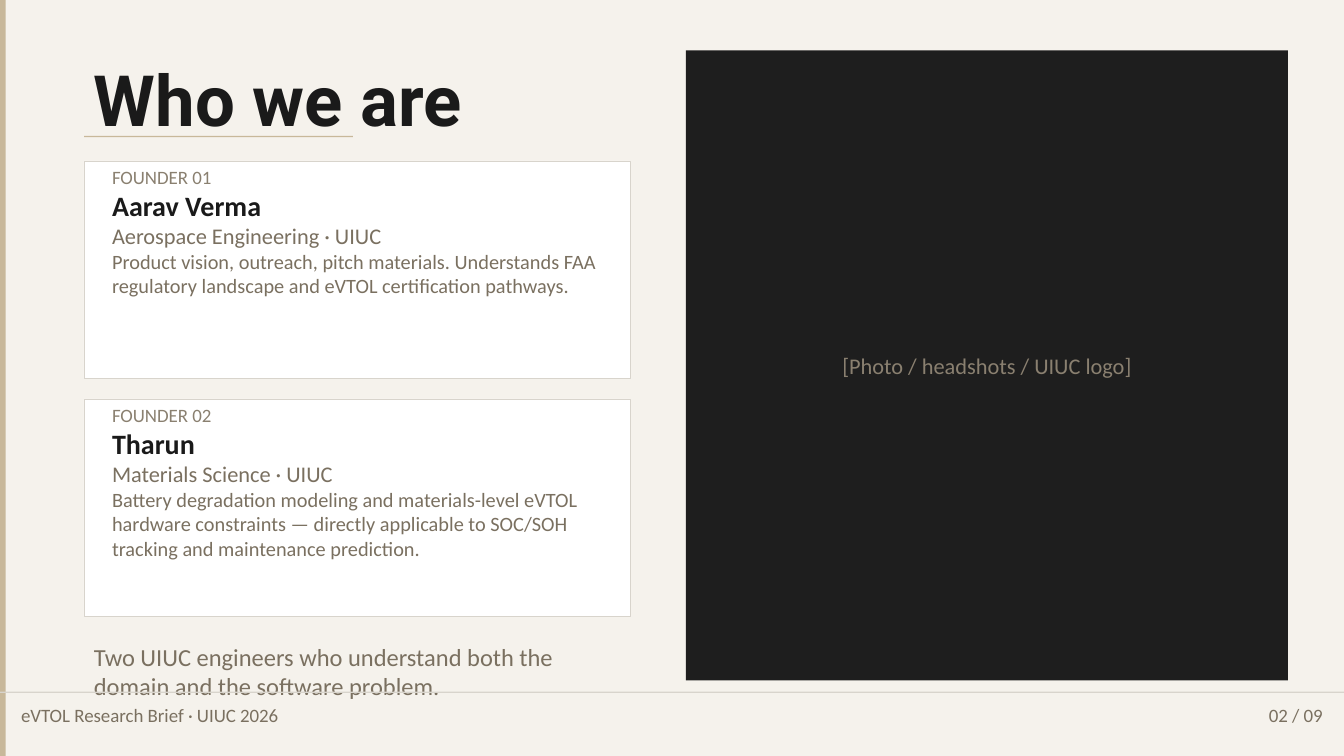
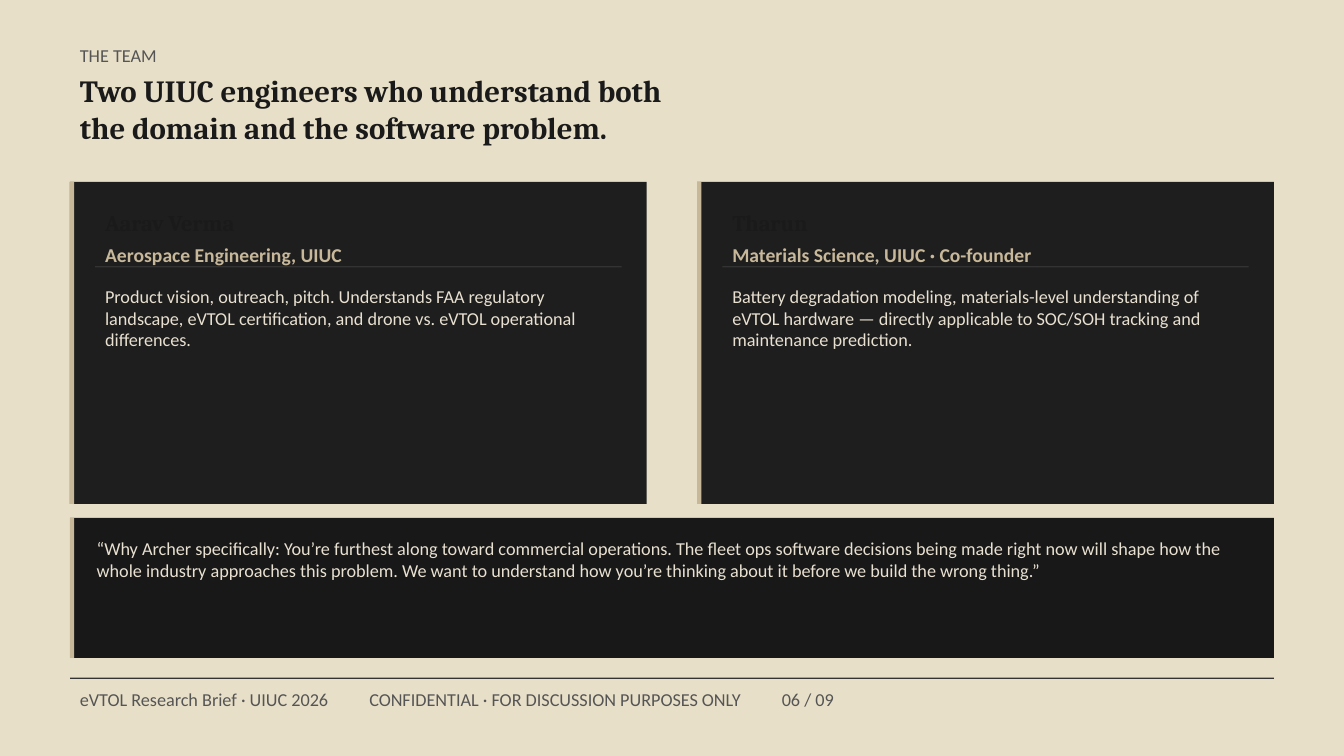
Before and after one commit to Verma0118/volant, a slide deck: slide 6 of Product/StartupPitchDeck.pptx (slide 2 before the commit). Drawn at 1344x756 pixels with LibreOffice and Linux fonts; fonts in the diff are those of the drawing. Boxes give left, top, right and bottom in pixels: in the first picture for what was removed or moved away, otherwise in the second. Text is boxed around its words. In the diff, an @@ line names an element or a change of style, - is before the commit and + after.

```diff
--- a/Product/StartupPitchDeck.pptx
+++ b/Product/StartupPitchDeck.pptx
@@ background #F5F2EC to #E8DFC8 @@
@@ text added at [80, 50, 157, 62], 13 pt, text #555555 @@
+THE TEAM
@@ rectangle removed at [687, 50, 1289, 681] @@
-[Photo / headshots / UIUC logo]
@@ text "Two UIUC engineers who understand ...": place and size @@
-text "Two UIUC engineers who understand ..." at [94, 649, 552, 699]
+text "Two UIUC engineers who understand ..." at [80, 80, 661, 146]
@@ text "Two UIUC engineers who understand ..." at [80, 80, 661, 146]: size 17.5 to 22 pt, font Calibri to Cambria, text colour #7A7060 to #1A1A1A, bold on @@
@@ text removed at [94, 73, 462, 137] @@
-Who we are
@@ rectangle removed at [84, 136, 353, 137] @@
@@ rectangle removed at [84, 161, 630, 378] @@
-FOUNDER 01
-Aarav Verma
-Aerospace Engineering · UIUC
-Product vision, outreach, pitch materials. Understands FAA regulatory landscape and eVTOL certification pathways.
@@ rectangle: place and size @@
-rectangle at [0, 0, 6, 756]
+rectangle at [70, 182, 74, 504]
@@ rectangle added at [70, 182, 646, 504], fill #1E1E1E @@
@@ rectangle added at [698, 182, 1274, 504], fill #1E1E1E @@
@@ rectangle added at [698, 182, 702, 504], fill #C8B89A @@
@@ rectangle added at [95, 266, 621, 267], fill #333333 @@
@@ text added at [105, 248, 342, 266], 14 pt, text #C8B89A, bold @@
+Aerospace Engineering, UIUC
@@ rectangle added at [723, 266, 1249, 267], fill #333333 @@
@@ text added at [732, 248, 1032, 265], 14 pt, text #C8B89A, bold @@
+Materials Science, UIUC · Co-founder
@@ text added at [105, 290, 576, 346], 13 pt, text #E8E0D0 @@
+Product vision, outreach, pitch. Understands FAA regulatory landscape, eVTOL certification, and drone vs. eVTOL operational differences.
@@ text added at [732, 290, 1201, 349], 13 pt, text #E8E0D0 @@
+Battery degradation modeling, materials-level understanding of eVTOL hardware — directly applicable to SOC/SOH tracking and maintenance prediction.
@@ rectangle removed at [84, 399, 630, 616] @@
-FOUNDER 02
-Tharun
-Materials Science · UIUC
-Battery degradation modeling and materials-level eVTOL hardware constraints — directly applicable to SOC/SOH tracking and maintenance prediction.
@@ rectangle added at [70, 518, 1273, 658], fill #181818 @@
@@ rectangle added at [70, 518, 74, 658], fill #C8B89A @@
@@ text added at [97, 542, 1220, 580], 13 pt, text #E8E0D0 @@
+“Why Archer specifically: You’re furthest along toward commercial operations. The fleet ops software decisions being made right now will shape how the whole industry approaches this problem. We want to understand how you’re thinking about it before we build the wrong thing.”
@@ rectangle: place and size @@
-rectangle at [0, 692, 1344, 693]
+rectangle at [70, 678, 1273, 679]
@@ rectangle at [70, 678, 1273, 679]: fill #D8D4CC to #333333 @@
@@ text at [80, 693, 833, 706]: text changed; size 13.5 to 13 pt; text colour #7A7060 to #555555 @@
-eVTOL Research Brief · UIUC 2026
+eVTOL Research Brief · UIUC 2026 CONFIDENTIAL · FOR DISCUSSION PURPOSES ONLY 06 / 09
@@ text removed at [1269, 710, 1323, 722] @@
-02 / 09
```
Also in this commit, not shown: 3 other slides changed, 5 slides added, 5 slides removed, 1 other file.
